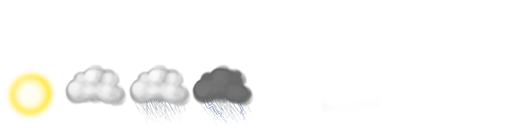
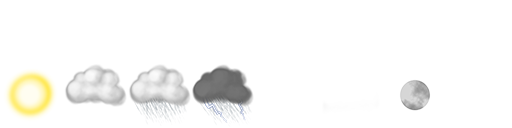
Two versions of the same layered image (w=512, h=128). Layer-by-layer changes:
added layer "Layer 2" above "fog" over [400, 79, 430, 111]
